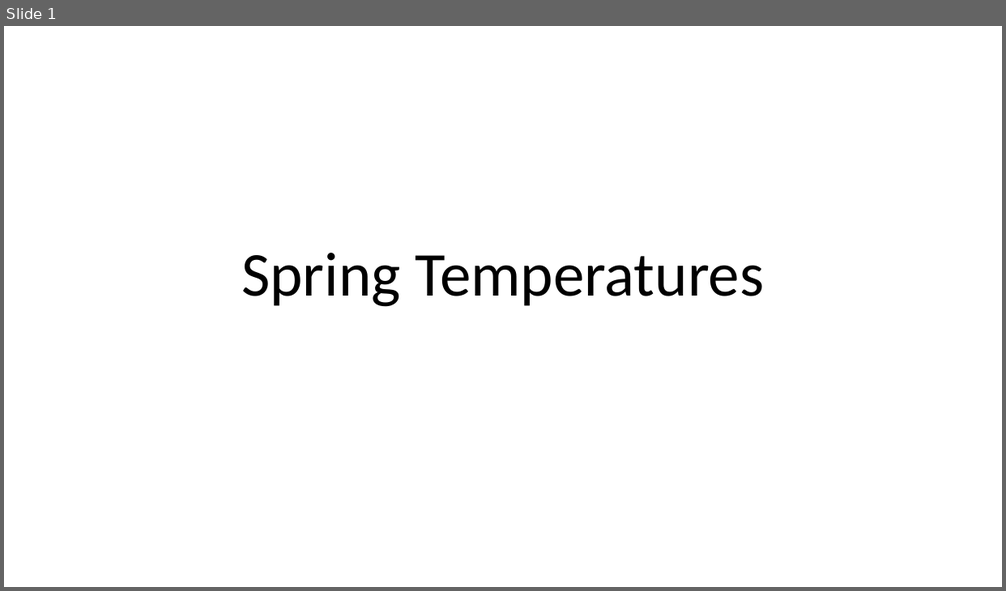
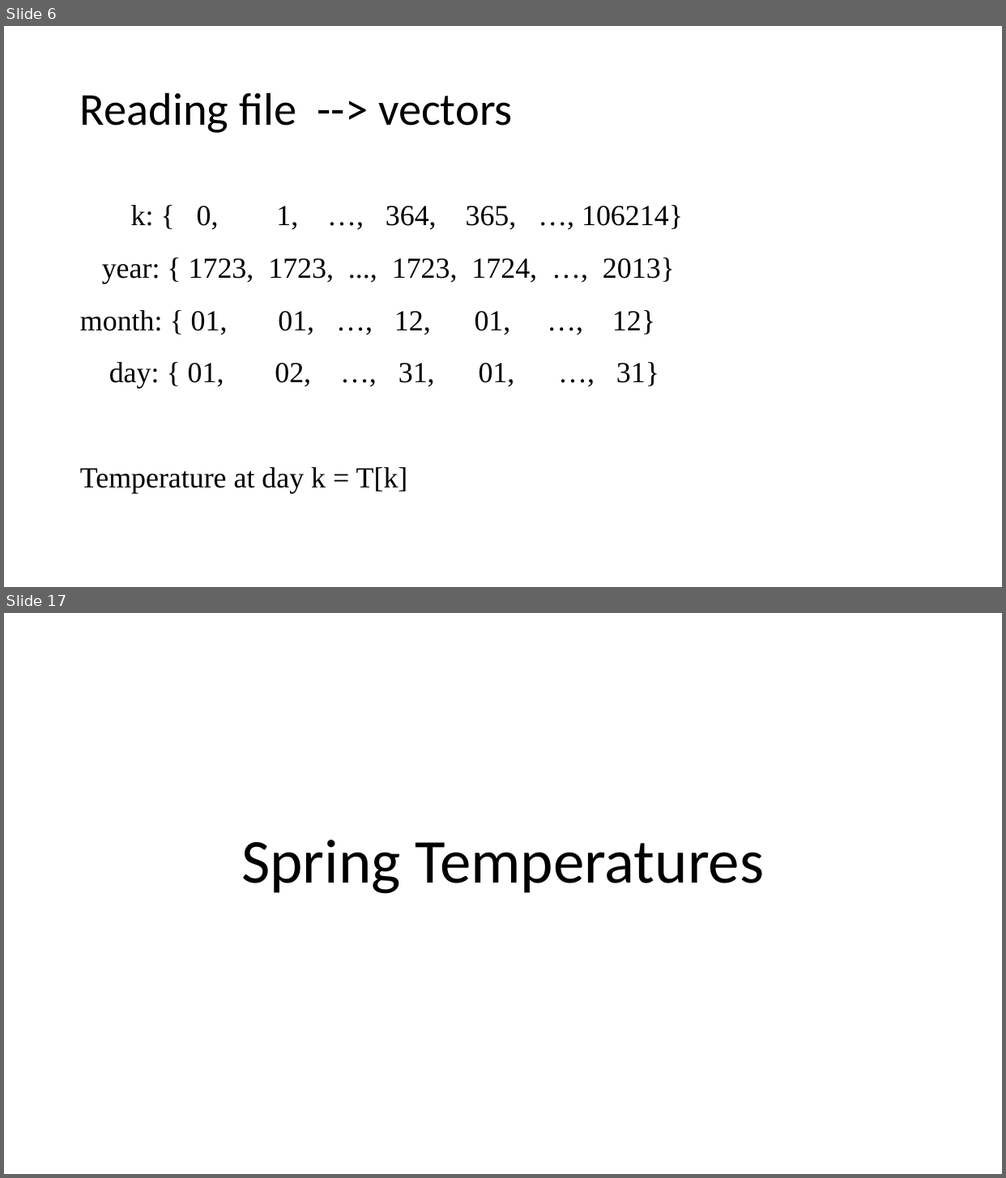
Before and after one commit to gilettejr/GroupC, a slide deck: Presentation/MainPresentation.pptx. Shown one above the other, each under a label of ours: slide 1 before the commit, slides 6 and 17 after it; the slides between them are not shown. The pictures are 1006x591 and 1006x1178 pixels, drawn with LibreOffice and Linux fonts; fonts in the diff are those of the drawing. Boxes give left, top, right and bottom in pixels: in the first picture for what was removed or moved away, otherwise in the second. Text is boxed around its words. In the diff, an @@ line names an element or a change of style, - is before the commit and + after.

Commit message:
Final version presentation

```diff
--- a/Presentation/MainPresentation.pptx
+++ b/Presentation/MainPresentation.pptx
@@ slide 6 added at [4, 26, 1002, 587], background #FFFFFF @@
@@ title added at [80, 92, 513, 133], 44 pt, text #000000 @@
+Reading file --> vectors
@@ text added at [80, 205, 683, 493], 28 pt, text #000000 @@
+k: { 0, 1, …, 364, 365, …, 106214}
+year: { 1723, 1723, ..., 1723, 1724, …, 2013}
+month: { 01, 01, …, 12, 01, …, 12}
+day: { 01, 02, …, 31, 01, …, 31}
+Temperature at day k = T[k]
@@ what was slide 1 is now slide 17 @@
```
Also in this commit, not shown: 15 other slides added.
